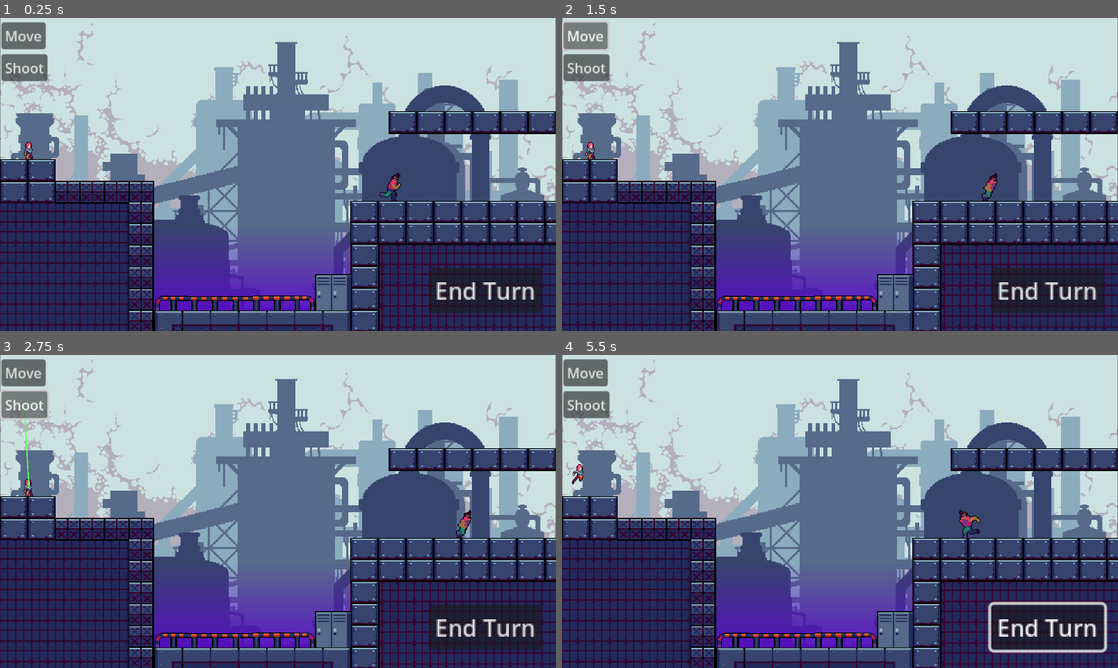
Above: before the commit, frames 1-4 (two rows, left to right).
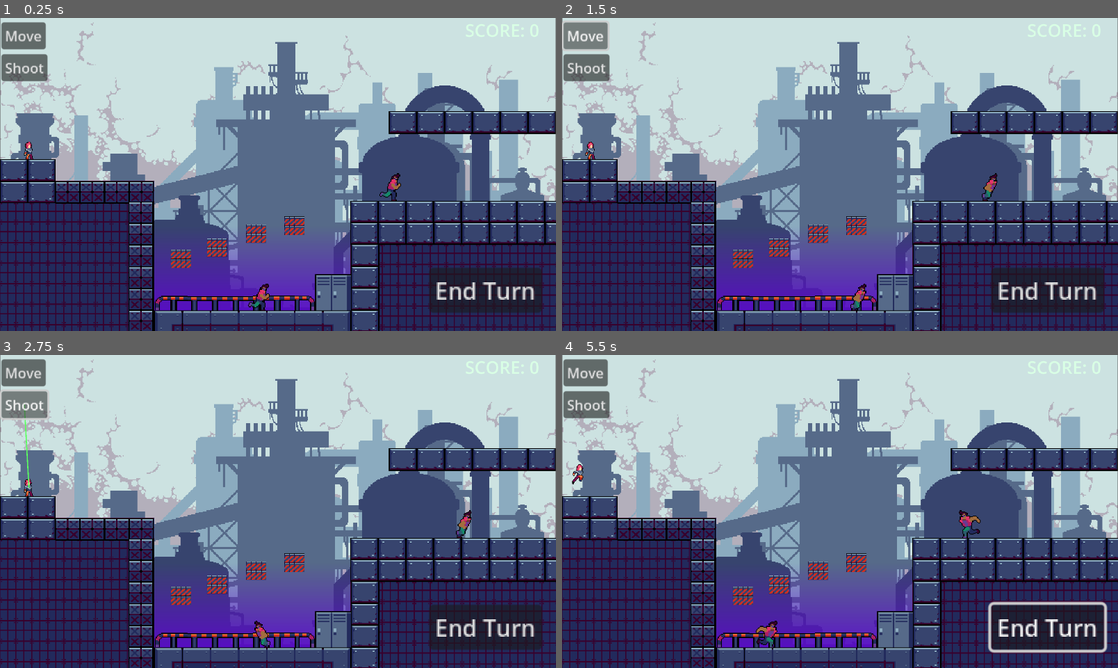
Above: after the commit, the same moments.

Repository: NeroDT67/Micojam14
Game: Godot game, scene res://zavior/node_2d.tscn
Two runs of this game, one before a commit and one after it. Both use one fixed random seed, a clock stepped at 60 frames per second and the inputs below.
Inputs (mouse positions are in pixels of both pictures, inside the frame that each line leads up to):
- Up to frame 1 (0.25 s): no input
- Up to frame 2 (1.5 s): click "End Turn" at 0.5 s; click "Move" at 1.25 s
- Up to frame 3 (2.75 s): click "Shoot" at 2 s
- Up to frame 4 (5.5 s): tap Enter (ui_accept) at 2.75, 3.02, 3.77, 5.27 s; move the mouse to (962, 495) at 2.77 s; press the mouse at (962, 495) at 2.78 s; hold Right (ui_right) 2.78-4.28 s; move the mouse to (728, 527) at 3.52 s; release the mouse at (728, 527) at 3.53 s; click (728, 527) at 3.6 s; move the mouse to (895, 442) at 4.27 s; press the mouse at (895, 442) at 4.28 s; hold Left (ui_left) 4.28-5.03 s; move the mouse to (812, 574) at 5.02 s; release the mouse at (812, 574) at 5.03 s; hold Right (ui_right) from 5.03 s (still down); click (812, 574) at 5.1 s

The runs differ from the first frame. In frame 1, 1.1% of the frame differs, in the area x 30-97%, y 2-94%; in frame 2, 1.1%; in frame 3, 1.1%; in frame 4, 1.2%.
Error in both runs: Out of bounds get index '0' (on base: 'Array[Line2D]') (res://Characters/player/Lines.gd:31)

Commit message:
saound effects backgruond music

Diff:
--- a/Characters/enemy/enemy.gd
+++ b/Characters/enemy/enemy.gd
@@ -63,4 +63,5 @@
 	move_and_slide()
 
 func hit(damage :int):
+	LevelOneScript.score += 1
 	queue_free()
--- a/Characters/enemy/enemy.tscn
+++ b/Characters/enemy/enemy.tscn
@@ -148,7 +148,7 @@
 scale = Vector2(3, 3)
 sprite_frames = SubResource("SpriteFrames_274le")
 animation = &"run"
-frame_progress = 0.774656
+frame_progress = 0.468069
 
 [node name="CollisionShape2D" type="CollisionShape2D" parent="."]
 position = Vector2(-2, 22)
--- a/Characters/player/punk.gd
+++ b/Characters/player/punk.gd
@@ -24,7 +24,7 @@
 var gravity = ProjectSettings.get_setting("physics/2d/default_gravity")  # Gravity value
 
 @onready var anim : AnimatedSprite2D = $AnimatedSprite2D  # Character's animation sprite
-
+@onready var  gunshot = $gunshot
 
 
 
@@ -129,5 +129,6 @@
 
 func Shoot(pos : Vector2, angle : Vector2):
 	var b = bullet.instantiate()
+	gunshot.play()
 	b.start(pos + angle*50, angle)
 	get_tree().root.add_child(b)
--- a/Characters/player/punk.tscn
+++ b/Characters/player/punk.tscn
@@ -1,8 +1,9 @@
-[gd_scene load_steps=5 format=3 uid="uid://5llmqrincwvn"]
+[gd_scene load_steps=6 format=3 uid="uid://5llmqrincwvn"]
 
 [ext_resource type="SpriteFrames" uid="uid://vhdlgkc4jcpe" path="res://Characters/player/PunkSpritFrame.tres" id="1_43nld"]
 [ext_resource type="Script" path="res://Characters/player/punk.gd" id="1_wxowy"]
 [ext_resource type="Script" path="res://Characters/player/Lines.gd" id="3_y1yqh"]
+[ext_resource type="AudioStream" uid="uid://daytpm5lcv02l" path="res://music/Sound Effect/641236__captainyulef__bones.wav" id="4_fgg8m"]
 
 [sub_resource type="RectangleShape2D" id="RectangleShape2D_hhjew"]
 size = Vector2(20, 16.5)
@@ -33,6 +34,11 @@
 width = 2.0
 default_color = Color(1, 0, 0, 1)
 
+[node name="AudioListener2D" type="AudioListener2D" parent="."]
+
+[node name="gunshot" type="AudioStreamPlayer2D" parent="."]
+stream = ExtResource("4_fgg8m")
+
 [connection signal="ResetShootingData" from="." to="Lines" method="ResetShootingLine"]
 [connection signal="disableShootingLine" from="." to="Lines" method="hideShootingLine"]
 [connection signal="sendShootingData" from="." to="Lines" method="sendShootingData"]
--- /dev/null
+++ b/UI/LevelOne_script.gd
@@ -0,0 +1,14 @@
+extends Node
+
+
+
+var score : int = 0
+
+# Called when the node enters the scene tree for the first time.
+func _ready():
+	pass # Replace with function body.
+
+
+# Called every frame. 'delta' is the elapsed time since the previous frame.
+func _process(delta):
+	pass
--- /dev/null
+++ b/music/music2d.tscn
@@ -0,0 +1,7 @@
+[gd_scene load_steps=2 format=3 uid="uid://bv55x0cgkealh"]
+
+[ext_resource type="AudioStream" uid="uid://m8fvecg8mfos" path="res://music/Apotos (Day) - Sonic Unleashed [OST].mp3" id="1_e7lmi"]
+
+[node name="AudioStreamPlayer2D" type="AudioStreamPlayer2D"]
+stream = ExtResource("1_e7lmi")
+autoplay = true
--- a/project.godot
+++ b/project.godot
@@ -14,6 +14,10 @@
 run/main_scene="res://zavior/node_2d.tscn"
 config/features=PackedStringArray("4.2", "Forward Plus")
 config/icon="res://icon.svg"
+
+[autoload]
+
+LevelOneScript="*res://UI/LevelOne_script.gd"
 
 [display]
 
--- a/zavior/node_2d.tscn
+++ b/zavior/node_2d.tscn
@@ -6,6 +6,7 @@
 [ext_resource type="Texture2D" uid="uid://bv5nhxagfyy0r" path="res://Assets/Free Industrial Zone Tileset/1 Tiles/IndustrialTile_11.png" id="4_dyb6h"]
 [ext_resource type="Texture2D" uid="uid://i3ig3aci7vjr" path="res://Assets/Free Industrial Zone Tileset/3 Objects/Fence2.png" id="5_3i710"]
 [ext_resource type="Texture2D" uid="uid://8ydt1bgdni4o" path="res://Assets/Free Industrial Zone Tileset/3 Objects/Locker4.png" id="6_ej0x6"]
+[ext_resource type="Texture2D" uid="uid://oesrmkk75cn8" path="res://Assets/Free Industrial Zone Tileset/1 Tiles/IndustrialTile_09.png" id="6_to3wx"]
 [ext_resource type="Texture2D" uid="uid://3tqq40h3c5cu" path="res://Assets/Free Industrial Zone Tileset/1 Tiles/IndustrialTile_73.png" id="7_umbya"]
 [ext_resource type="Texture2D" uid="uid://b6sxpswsl56f8" path="res://Assets/Free Industrial Zone Tileset/1 Tiles/IndustrialTile_62.png" id="8_cstnr"]
 [ext_resource type="Texture2D" uid="uid://pgcmrkb2dmti" path="res://Assets/Free Industrial Zone Tileset/1 Tiles/IndustrialTile_04.png" id="9_jpwlt"]
@@ -16,6 +17,8 @@
 [ext_resource type="PackedScene" uid="uid://5llmqrincwvn" path="res://Characters/player/punk.tscn" id="14_4r2ft"]
 [ext_resource type="PackedScene" uid="uid://h2hqcwk6scl0" path="res://UI/gameplay_ui.tscn" id="15_wyqlq"]
 [ext_resource type="PackedScene" uid="uid://ditcpx2ydna45" path="res://Characters/enemy/enemy.tscn" id="16_b8kym"]
+[ext_resource type="Script" path="res://zavior/scoreL.gd" id="16_w3uf3"]
+[ext_resource type="PackedScene" uid="uid://bv55x0cgkealh" path="res://music/music2d.tscn" id="18_we21t"]
 
 [sub_resource type="RectangleShape2D" id="RectangleShape2D_6fh2w"]
 size = Vector2(1.67815, 35.6761)
@@ -37,6 +40,9 @@
 
 [sub_resource type="RectangleShape2D" id="RectangleShape2D_edn1g"]
 size = Vector2(5.92699, 20)
+
+[sub_resource type="RectangleShape2D" id="RectangleShape2D_7m74h"]
+size = Vector2(60.3431, 62.9999)
 
 [node name="Node2D" type="Node2D"]
 
@@ -141,6 +147,43 @@
 region_enabled = true
 region_rect = Rect2(0, 0, 33, 128.35)
 metadata/_edit_lock_ = true
+
+[node name="floor10" type="Sprite2D" parent="StaticBody2D/floor"]
+texture_filter = 1
+texture_repeat = 2
+position = Vector2(-279, 51.4767)
+scale = Vector2(0.364583, 0.421942)
+texture = ExtResource("6_to3wx")
+region_enabled = true
+region_rect = Rect2(0, 0, 64, 64)
+
+[node name="floor11" type="Sprite2D" parent="StaticBody2D/floor"]
+texture_filter = 1
+texture_repeat = 2
+position = Vector2(-320.333, 67.9325)
+scale = Vector2(0.364583, 0.421942)
+texture = ExtResource("6_to3wx")
+region_enabled = true
+region_rect = Rect2(0, 0, 64, 64)
+metadata/_edit_lock_ = true
+
+[node name="floor13" type="Sprite2D" parent="StaticBody2D/floor"]
+texture_filter = 1
+texture_repeat = 2
+position = Vector2(-233.667, 31.2235)
+scale = Vector2(0.364583, 0.421942)
+texture = ExtResource("6_to3wx")
+region_enabled = true
+region_rect = Rect2(0, 0, 64, 64)
+
+[node name="floor14" type="Sprite2D" parent="StaticBody2D/floor"]
+texture_filter = 1
+texture_repeat = 2
+position = Vector2(-189.667, 19.8311)
+scale = Vector2(0.364583, 0.421942)
+texture = ExtResource("6_to3wx")
+region_enabled = true
+region_rect = Rect2(0, 0, 64, 64)
 
 [node name="CollisionShape2D" type="CollisionShape2D" parent="StaticBody2D"]
 position = Vector2(-0.0174809, -5.8133)
@@ -177,6 +220,27 @@
 position = Vector2(-15.7594, -19.1122)
 shape = SubResource("RectangleShape2D_edn1g")
 metadata/_edit_lock_ = true
+
+[node name="CollisionShape2D8" type="CollisionShape2D" parent="StaticBody2D"]
+position = Vector2(-11.1178, -8.16251)
+scale = Vector2(0.0191195, 0.0796343)
+shape = SubResource("RectangleShape2D_7m74h")
+metadata/_edit_lock_ = true
+
+[node name="CollisionShape2D9" type="CollisionShape2D" parent="StaticBody2D"]
+position = Vector2(-8.96762, -11.3081)
+scale = Vector2(0.0191195, 0.0796343)
+shape = SubResource("RectangleShape2D_7m74h")
+
+[node name="CollisionShape2D10" type="CollisionShape2D" parent="StaticBody2D"]
+position = Vector2(-6.59024, -14.812)
+scale = Vector2(0.0191195, 0.0796343)
+shape = SubResource("RectangleShape2D_7m74h")
+
+[node name="CollisionShape2D11" type="CollisionShape2D" parent="StaticBody2D"]
+position = Vector2(-4.2653, -17.2806)
+scale = Vector2(0.0191195, 0.0796343)
+shape = SubResource("RectangleShape2D_7m74h")
 
 [node name="Mid" type="TextureRect" parent="."]
 anchors_preset = 15
@@ -276,11 +340,33 @@
 layout_mode = 1
 metadata/_edit_lock_ = true
 
+[node name="scoreL" type="RichTextLabel" parent="Control"]
+layout_mode = 1
+anchors_preset = 1
+anchor_left = 1.0
+anchor_right = 1.0
+offset_left = -314.0
+offset_right = -7.0
+offset_bottom = 90.0
+grow_horizontal = 0
+theme_override_colors/default_color = Color(0.85098, 1, 0.898039, 1)
+theme_override_font_sizes/normal_font_size = 60
+text = "HI"
+script = ExtResource("16_w3uf3")
+
 [node name="enemy" parent="." instance=ExtResource("16_b8kym")]
 position = Vector2(1322, 558)
 PonitOne = Vector2(1300, 599)
 PonitTwo = Vector2(1700, 599)
 
+[node name="AudioStreamPlayer2D" parent="." instance=ExtResource("18_we21t")]
+position = Vector2(303, 1233)
+
+[node name="enemy2" parent="." instance=ExtResource("16_b8kym")]
+position = Vector2(869, 940)
+PonitOne = Vector2(600, 940)
+PonitTwo = Vector2(1100, 940)
+
 [connection signal="sendShootingData" from="Punk" to="Punk/Lines" method="sendShootingData"]
 [connection signal="end_turn_pressed" from="Control/GameplayUi" to="Punk" method="startMoving"]
 [connection signal="move_pressed" from="Control/GameplayUi" to="Punk/Lines" method="DrawMoveLine"]
--- /dev/null
+++ b/zavior/scoreL.gd
@@ -0,0 +1,11 @@
+extends RichTextLabel
+
+
+# Called when the node enters the scene tree for the first time.
+func _ready():
+	pass # Replace with function body.
+
+
+# Called every frame. 'delta' is the elapsed time since the previous frame.
+func _process(delta):
+	text = "SCORE: " + str(LevelOneScript.score)
Not shown, added: music/Apotos (Day) - Sonic Unleashed [OST].mp3.import
Not shown, added: music/Sound Effect/128969__driftworks__bowling-ball.wav.import
Not shown, added: music/Sound Effect/420252__redroxpeterpepper__step-skeleton.mp3.import
Not shown, added: music/Sound Effect/427970__kyanite__wosh-[AudioTrimmer.com].wav.import
Not shown, added: music/Sound Effect/427970__kyanite__wosh.wav.import
Not shown, added: music/Sound Effect/442127__euphrosyyn__8-bit-game-over.wav.import
Not shown, added: music/Sound Effect/477391__nuff3__steps-dirt_1b.ogg.import
Not shown, added: music/Sound Effect/641236__captainyulef__bones.wav.import
Not shown, added: music/Sound Effect/game-bonus-144751.mp3.import
Not shown: 1 places in zavior/node_2d.tscn that only renumber resources
Not shown, added: music/Apotos (Day) - Sonic Unleashed [OST].mp3
Not shown, added: music/Sound Effect/128969__driftworks__bowling-ball.wav
(and 7 more such lines)
